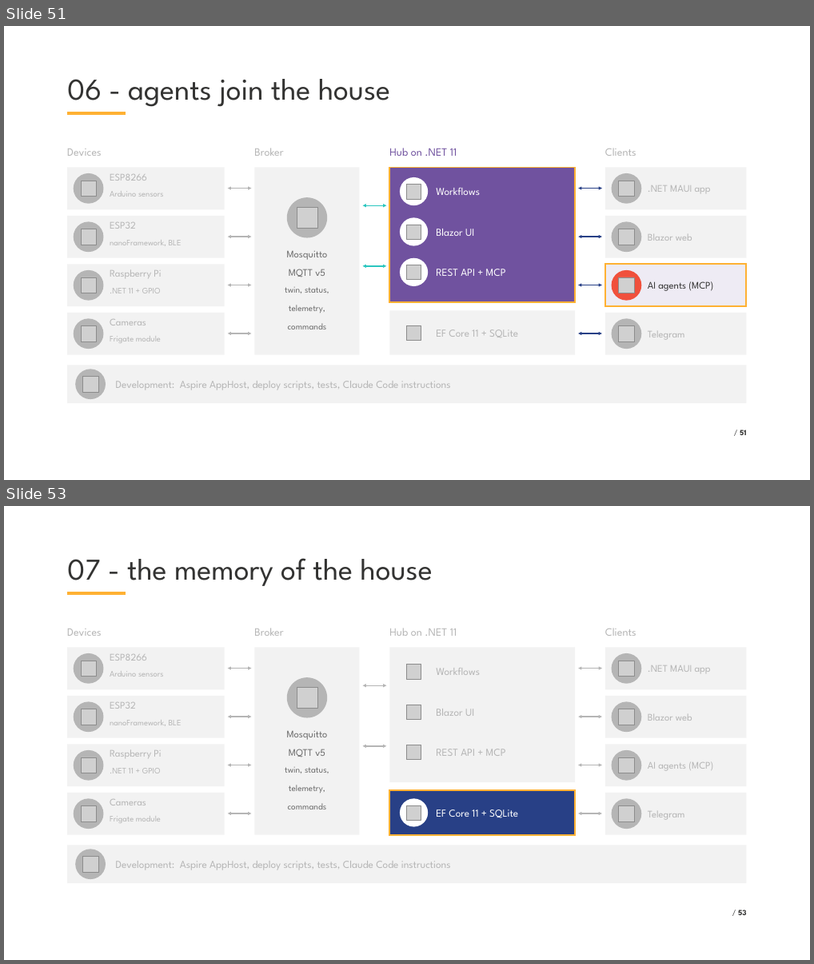
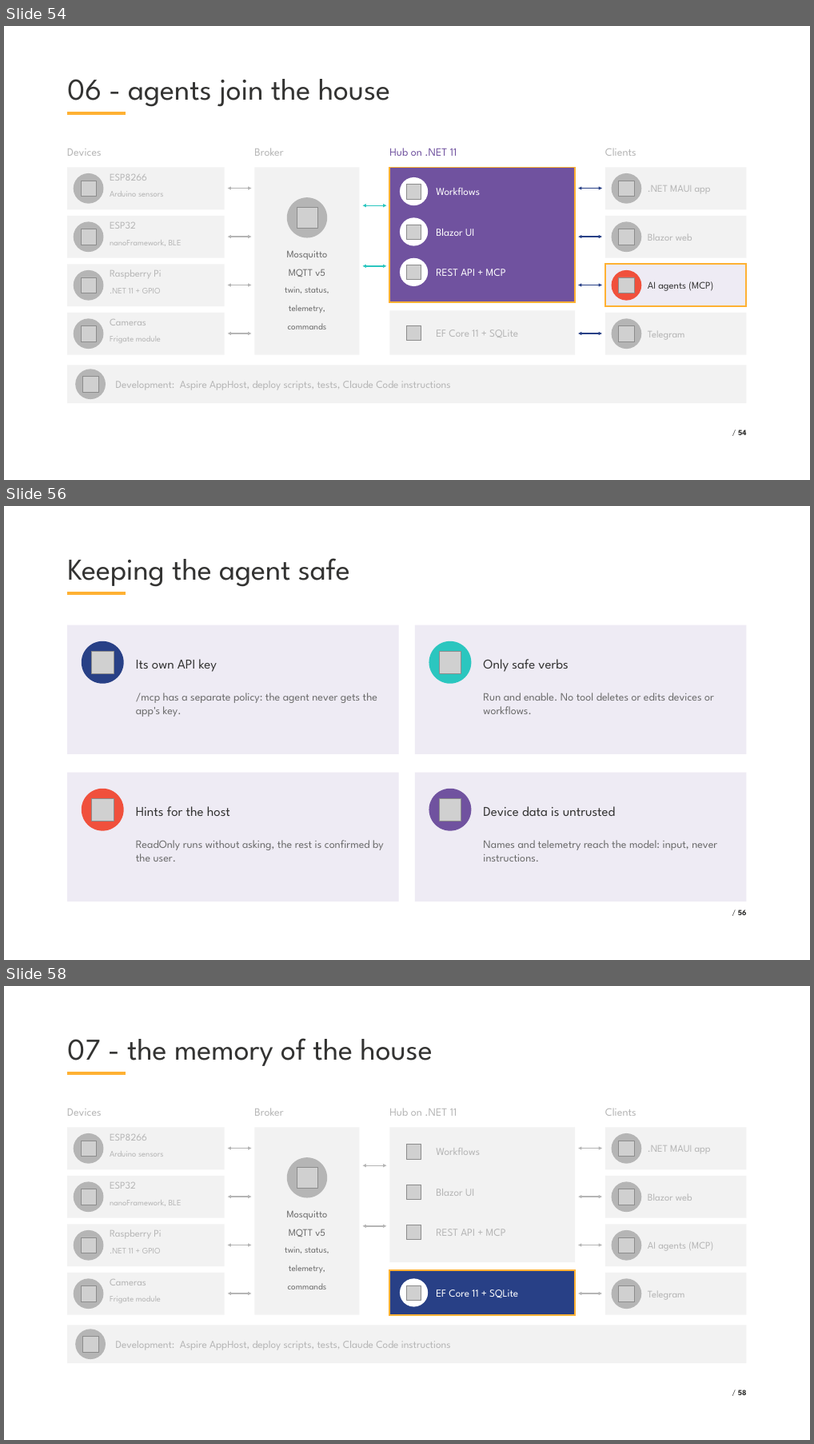
Before and after one commit to VladislavAntonyuk/HomeManagement, a slide deck: .NET Conf 2026 - Ukraine.pptx. Shown one above the other, each under a label of ours: slides 51 and 53 before the commit, slides 54, 56 and 58 after it; the slides between them are not shown. The pictures are 814x964 and 814x1444 pixels, drawn with LibreOffice and Linux fonts; fonts in the diff are those of the drawing; grey boxes stand for pictures; background and template pictures are left out. Boxes give left, top, right and bottom in pixels: in the first picture for what was removed or moved away, otherwise in the second. Text is boxed around its words. In the diff, an @@ line names an element or a change of style, - is before the commit and + after.

```diff
--- a/.NET Conf 2026 - Ukraine.pptx
+++ b/.NET Conf 2026 - Ukraine.pptx
@@ slide 56 added at bbox=[4, 506, 810, 960], background #FFFFFF; not listed: 1 template element that a slide beside it also shows @@
@@ title added at bbox=[67, 558, 350, 587], 54 pt, text #333332 @@
+Keeping the agent safe
@@ rectangle added at bbox=[67, 625, 398, 754], fill #EEEBF4 @@
@@ rectangle added at bbox=[415, 625, 746, 754], fill #EEEBF4 @@
@@ ellipse added at bbox=[82, 641, 124, 684], fill #284086 @@
@@ ellipse added at bbox=[429, 641, 471, 684], fill #2BC6BF @@
@@ picture added at bbox=[91, 651, 114, 673] @@
@@ text added at bbox=[136, 659, 217, 672], 24 pt, text #333332 @@
+Its own API key
@@ picture added at bbox=[439, 651, 462, 673] @@
@@ text added at bbox=[483, 659, 568, 672], 24 pt, text #333332 @@
+Only safe verbs
@@ text added at bbox=[136, 692, 378, 716], 20 pt, text #6B6B6B @@
+/mcp has a separate policy: the agent never gets the app's key.
@@ text added at bbox=[483, 692, 714, 714], 20 pt, text #6B6B6B @@
+Run and enable. No tool deletes or edits devices or workflows.
@@ rectangle added at bbox=[67, 772, 398, 901], fill #EEEBF4 @@
@@ ellipse added at bbox=[82, 788, 124, 831], fill #F0503C @@
@@ rectangle added at bbox=[415, 772, 746, 901], fill #EEEBF4 @@
@@ ellipse added at bbox=[429, 788, 471, 831], fill #70529F @@
@@ picture added at bbox=[91, 798, 114, 820] @@
@@ text added at bbox=[136, 806, 230, 816], 24 pt, text #333332 @@
+Hints for the host
@@ picture added at bbox=[439, 798, 462, 820] @@
@@ text added at bbox=[483, 806, 616, 816], 24 pt, text #333332 @@
+Device data is untrusted
@@ text added at bbox=[136, 840, 384, 861], 20 pt, text #6B6B6B @@
+ReadOnly runs without asking, the rest is confirmed by the user.
@@ text added at bbox=[483, 840, 718, 861], 20 pt, text #6B6B6B @@
+Names and telemetry reach the model: input, never instructions.
@@ page number added at bbox=[738, 909, 747, 915], 14 pt, text #333332, bold @@
+/ 56
@@ what was slide 51 is now slide 54 @@
@@ page number at bbox=[738, 429, 746, 435]: text changed @@
-/ 51
+/ 54
@@ what was slide 53 is now slide 58 @@
@@ page number at bbox=[738, 1389, 747, 1395]: text changed @@
-/ 53
+/ 58
```
Also in this commit, not shown: 4 slides changed, 4 other slides added, 18 other files.
